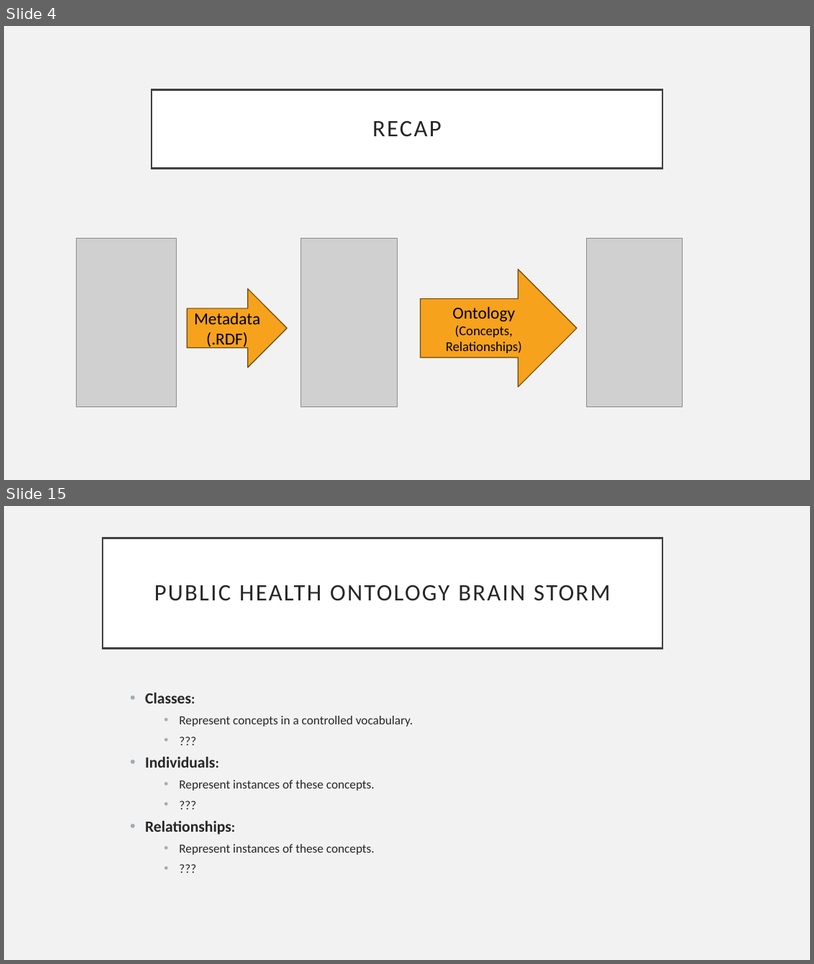
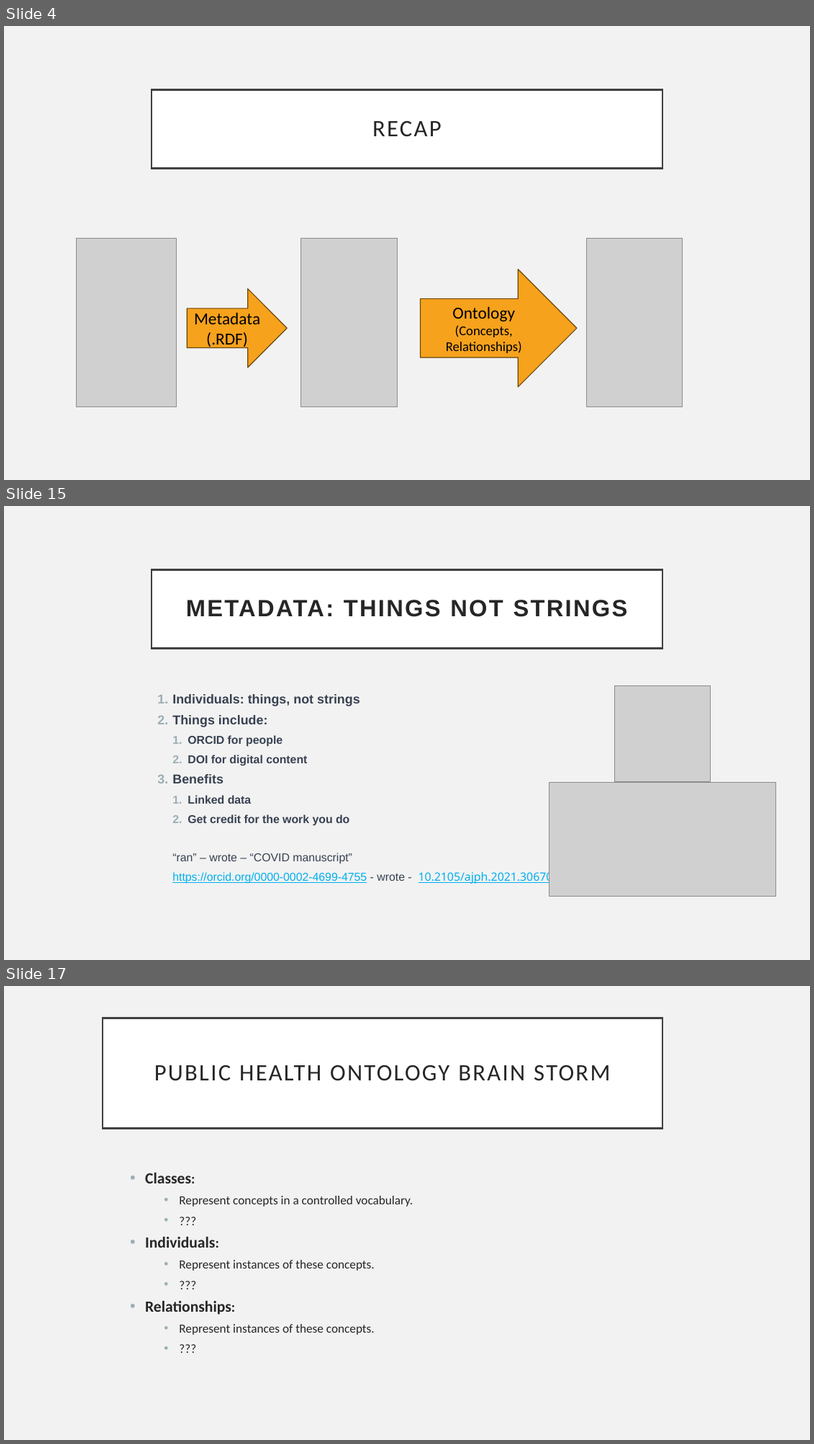
Before and after one commit to Drexel-UHC/si-2023-fair, a slide deck: content/day 4/Day 4 - Practical.pptx. Shown one above the other, each under a label of ours: slides 4 and 15 before the commit, slides 4, 15 and 17 after it; the slides between them are not shown. The pictures are 814x964 and 814x1444 pixels, drawn with LibreOffice and Linux fonts; fonts in the diff are those of the drawing; grey boxes stand for pictures. Boxes give left, top, right and bottom in pixels: in the first picture for what was removed or moved away, otherwise in the second. Text is boxed around its words. In the diff, an @@ line names an element or a change of style, - is before the commit and + after.

```diff
--- a/content/day 4/Day 4 - Practical.pptx
+++ b/content/day 4/Day 4 - Practical.pptx
@@ slide 15 added at (4, 506, 810, 960), background #F2F2F2 @@
@@ title added at (152, 569, 663, 648), fill #FFFFFF, outline #404040 2.5 pt, 28 pt, text #262626, bold @@
+METADATA: THINGS NOT STRINGS
@@ text added at (172, 694, 560, 885), 13.6 pt, text #374151, bold @@
+1. Individuals: things, not strings
+2. Things include:
+  1. ORCID for people
+  2. DOI for digital content
+3. Benefits
+  1. Linked data
+  2. Get credit for the work you do
+  “ran” – wrote – “COVID manuscript”
+  https://orcid.org/0000-0002-4699-4755 - wrote - 10.2105/ajph.2021.306708
@@ picture added at (615, 686, 711, 782) @@
@@ picture added at (549, 782, 777, 896) @@
@@ what was slide 15 is now slide 17 @@
```
Also in this commit, not shown: 4 slides changed, 10 other slides added, 8 slides removed, 3 other files.
